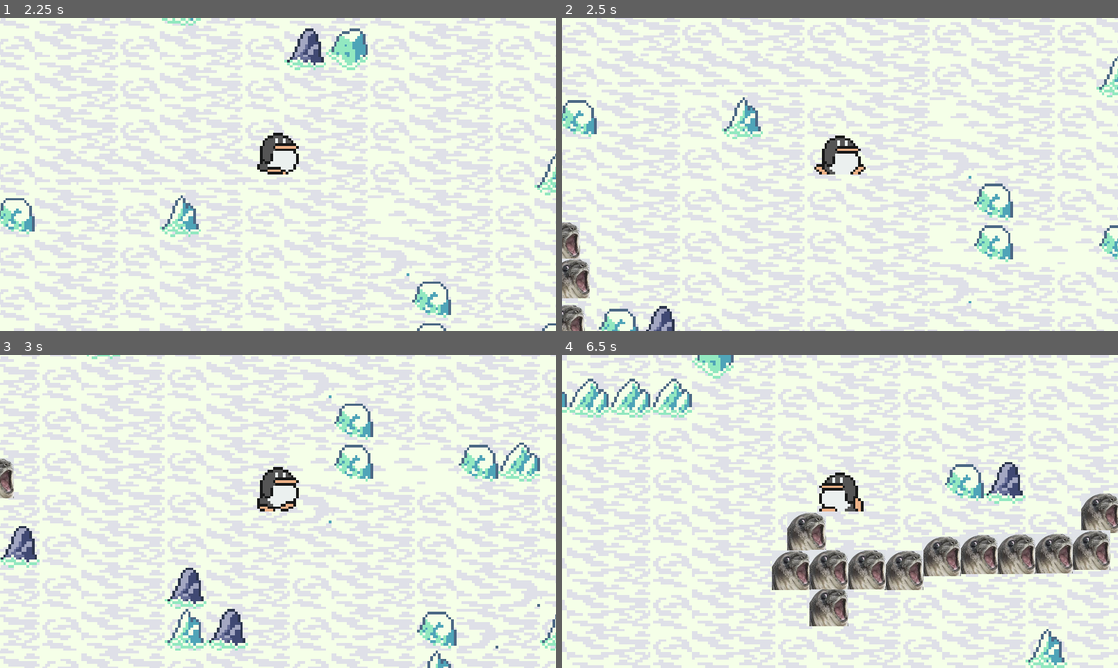
Above: before the commit, frames 1-4 (two rows, left to right).
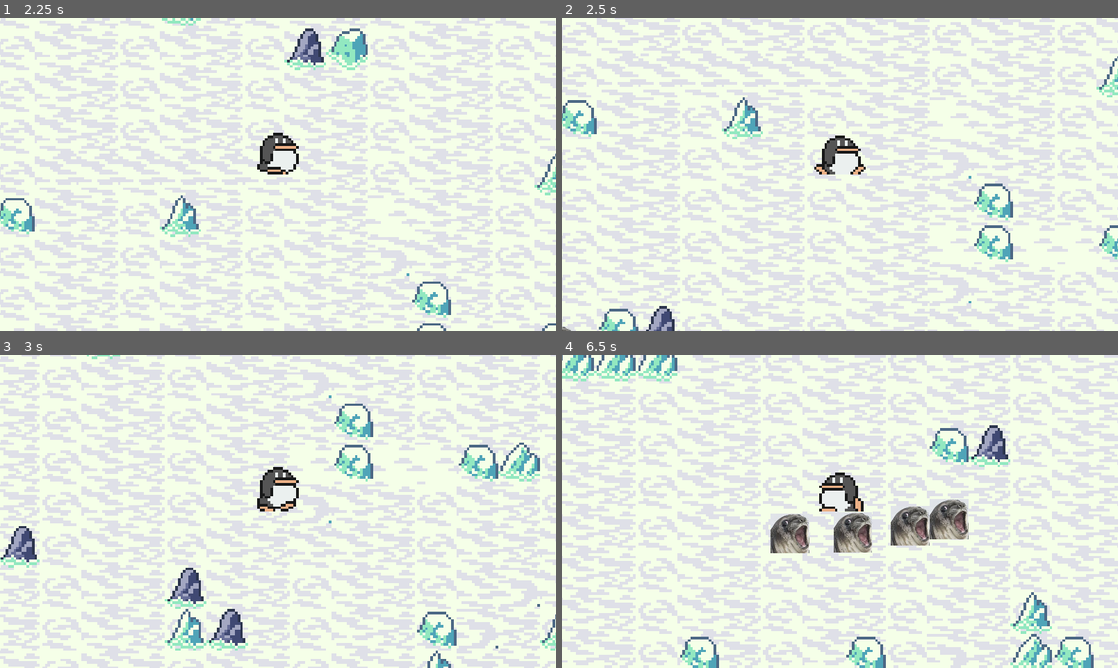
Above: after the commit, the same moments.

Repository: fossaplex/PolarAttack
Game: Godot game, scene res://Scenes/MainMenu/main_menu.tscn
Two runs of this game, one before a commit and one after it. Both use one fixed random seed, a clock stepped at 60 frames per second and the inputs below.
Inputs (mouse positions are in pixels of both pictures, inside the frame that each line leads up to):
- Up to frame 1 (2.25 s): click "START GAME" at 0.5 s; tap Enter at 1.25 s; move the mouse to (400, 158) at 1.27 s; hold D (move_right) 1.28-2.03 s; click (400, 158) at 1.35 s; move the mouse to (166, 190) at 2.02 s; hold S (move_down) from 2.03 s (still down); right-click (166, 190) at 2.1 s
- Up to frame 2 (2.5 s): keep holding S (move_down)
- Up to frame 3 (3 s): move the mouse to (333, 442) at 2.77 s; release S (move_down) at 2.78 s; hold D (move_right) from 2.78 s (still down); click (333, 442) at 2.85 s
- Up to frame 4 (6.5 s): move the mouse to (812, 574) at 3.52 s; release D (move_right) at 3.53 s; hold W (move_up) 3.53-4.28 s; right-click (812, 574) at 3.6 s; click (812, 574) at 3.67 s; move the mouse to (1006, 558) at 4.27 s; hold A (move_left) 4.28-5.78 s; click (1006, 558) at 4.35 s; move the mouse to (673, 464) at 5.02 s; right-click (673, 464) at 5.1 s; move the mouse to (867, 511) at 5.77 s; hold S (move_down) from 5.78 s (still down); click (867, 511) at 5.85 s

Frame 1 is identical in both runs. In frame 2, 1.3% of the frame differs, in the area x 0-5%, y 65-100%; in frame 3, 0.3%; in frame 4, 57%, in the area x 0-100%, y 0-100%.

Commit message:
volume & spawnrate

Diff:
--- a/Scenes/Levels/Level.tscn
+++ b/Scenes/Levels/Level.tscn
@@ -23,7 +23,7 @@
 
 [node name="AudioStreamPlayer" type="AudioStreamPlayer" parent="."]
 stream = ExtResource("3_dm7rh")
-volume_db = -16.147
+volume_db = -0.219
 autoplay = true
 
 [node name="EnemySpawner" parent="." instance=ExtResource("5_xa74c")]
--- a/Scenes/Spawner/Enemy Spawner.tscn
+++ b/Scenes/Spawner/Enemy Spawner.tscn
@@ -8,6 +8,6 @@
 script = ExtResource("1_ncui6")
 
 [node name="Timer" type="Timer" parent="."]
-wait_time = 0.425
+wait_time = 1.443
 
 [connection signal="timeout" from="Timer" to="." method="_on_timer_timeout"]
